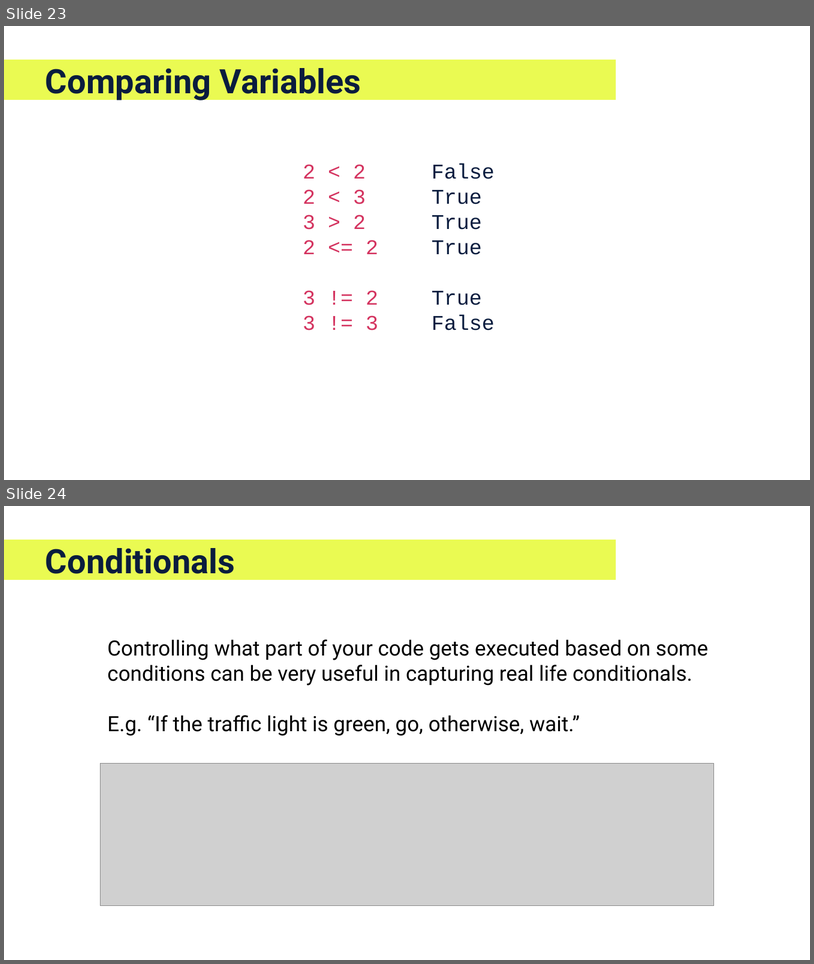
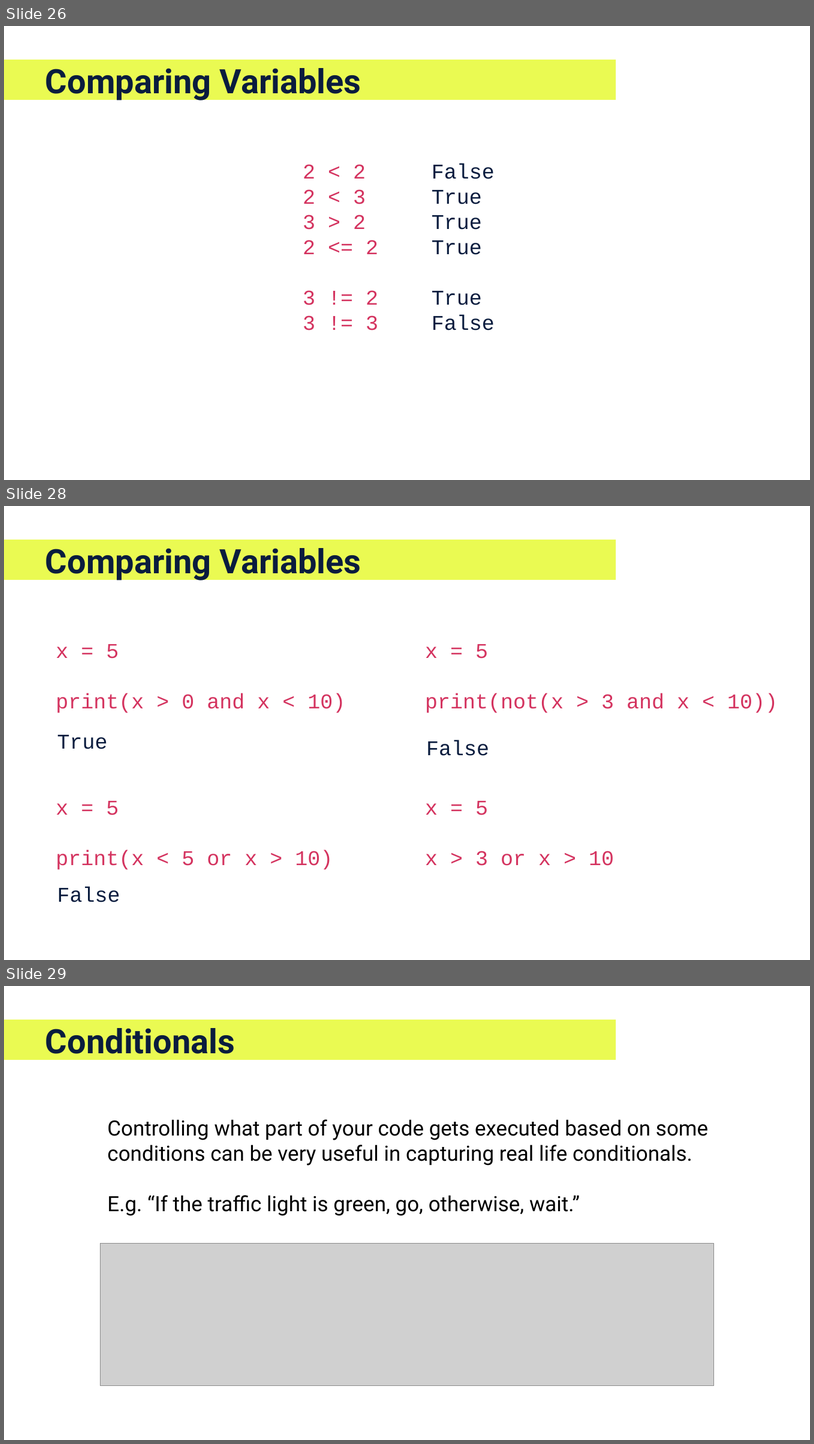
Before and after one commit to EFI-training/IntroToPython, a slide deck: PreviousIterationMaterials/IntroToPython-Sep26.pptx. Shown one above the other, each under a label of ours: slides 23 and 24 before the commit, slides 26, 28 and 29 after it; the slides between them are not shown. The pictures are 814x964 and 814x1444 pixels, drawn with LibreOffice and Linux fonts; fonts in the diff are those of the drawing; grey boxes stand for pictures; background and template pictures are left out. Boxes give left, top, right and bottom in pixels: in the first picture for what was removed or moved away, otherwise in the second. Text is boxed around its words. In the diff, an @@ line names an element or a change of style, - is before the commit and + after.

```diff
--- a/PreviousIterationMaterials/IntroToPython-Sep26.pptx
+++ b/PreviousIterationMaterials/IntroToPython-Sep26.pptx
@@ slide 28 added at (4,506,810,960), background #FFFFFF; not listed: 1 template element that a slide beside it also shows @@
@@ title added at (45,548,362,582), 80 pt, text #0A1C3E, bold @@
+Comparing Variables
@@ text added at (56,644,345,713), 50 pt, text #D4335F @@
+x = 5
+print(x > 0 and x < 10)
@@ text added at (425,644,778,713), 50 pt, text #D4335F @@
+x = 5
+print(not(x > 3 and x < 10))
@@ text added at (57,735,108,749), 50 pt, text #0A1C3E @@
+True
@@ text added at (426,740,489,756), 50 pt, text #0A1C3E @@
+False
@@ text added at (56,801,333,870), 50 pt, text #D4335F @@
+x = 5
+print(x < 5 or x > 10)
@@ text added at (425,801,614,865), 50 pt, text #D4335F @@
+x = 5
+x > 3 or x > 10
@@ text added at (57,886,120,902), 50 pt, text #0A1C3E @@
+False
@@ what was slide 23 is now slide 26 @@
@@ what was slide 24 is now slide 29 @@
```
Also in this commit, not shown: 4 other slides added, 2 other files.
